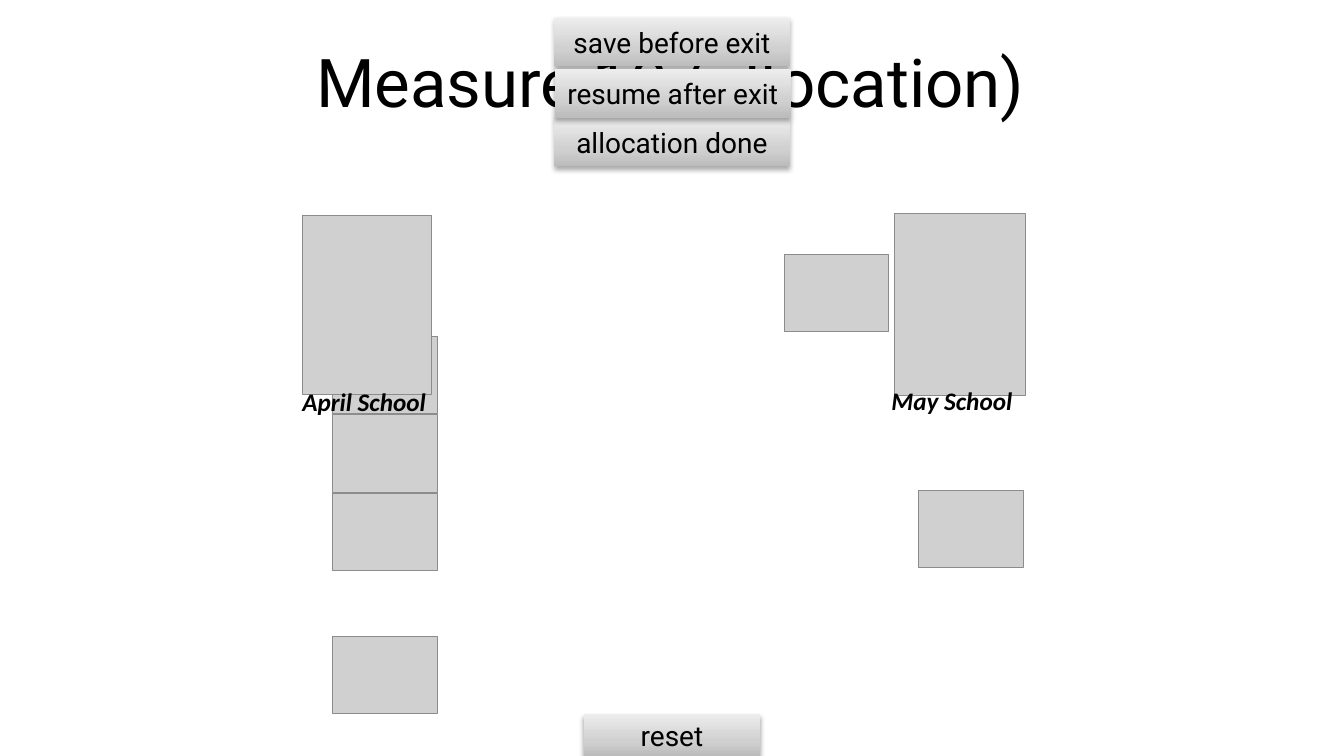
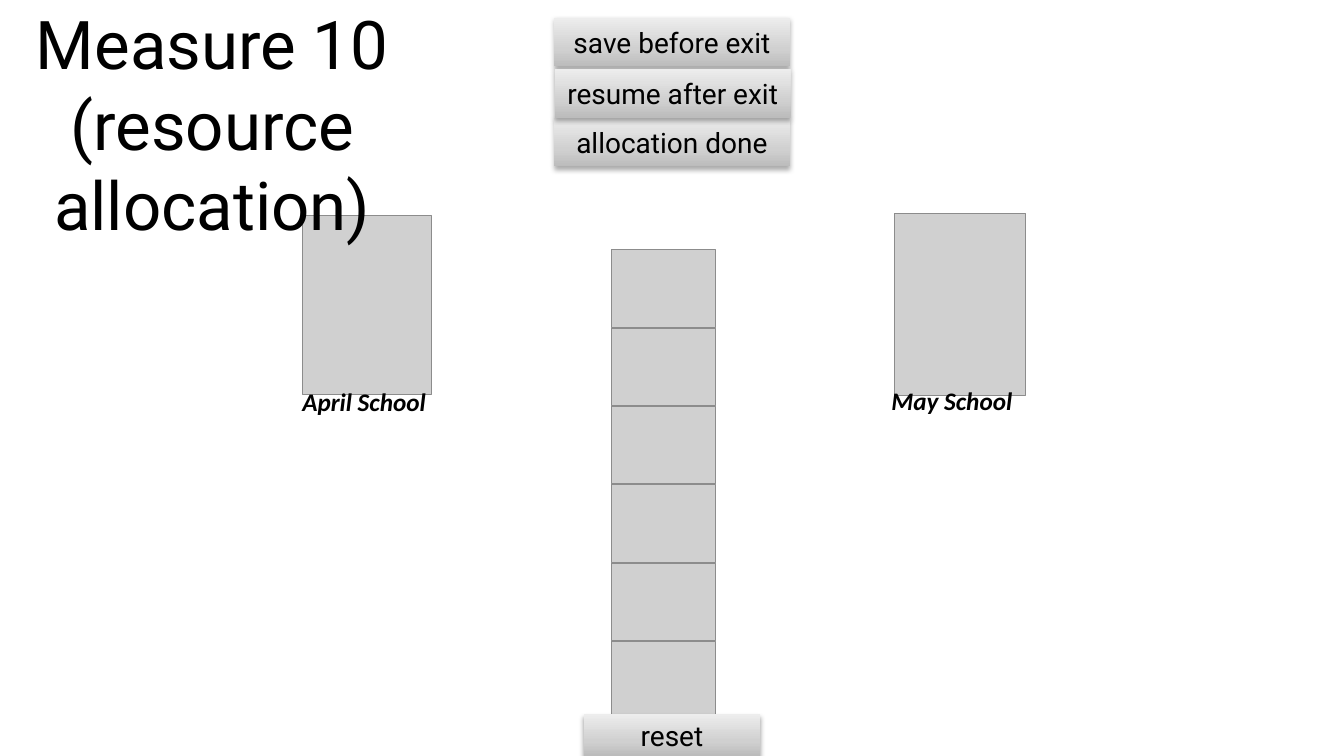
Before and after one commit to mariannazhang/PowerPoint-auto-coding, a slide deck: slide 23 of stimuli.pptm. Drawn at 1344x756 pixels with LibreOffice and Linux fonts; fonts in the diff are those of the drawing; grey boxes stand for pictures. Boxes give left, top, right and bottom in pixels: in the first picture for what was removed or moved away, otherwise in the second. Text is boxed around its words. In the diff, an @@ line names an element or a change of style, - is before the commit and + after.

```diff
--- a/stimuli.pptm
+++ b/stimuli.pptm
@@ text at <box>36,20,389,247</box>: text changed @@
-Measure 10 (allocation)
+Measure 10 (resource allocation)
@@ picture: place and size @@
-picture at <box>784,254,889,332</box>
+picture at <box>612,250,717,328</box>
@@ 3 pictures: place and size @@
-3 pictures at <box>333,337,438,571</box>
+3 pictures at <box>612,328,717,563</box>
@@ picture: place and size @@
-picture at <box>919,491,1023,569</box>
+picture at <box>612,564,717,641</box>
@@ picture: place and size @@
-picture at <box>333,637,438,715</box>
+picture at <box>612,642,717,720</box>
```
Also in this commit, not shown: 2 other slides changed, 2 other files.
